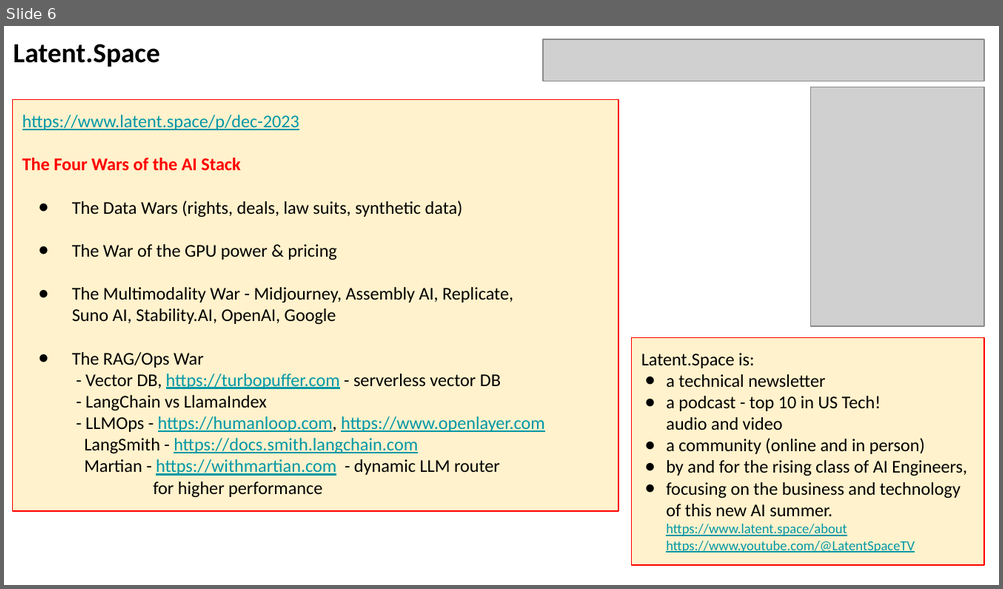
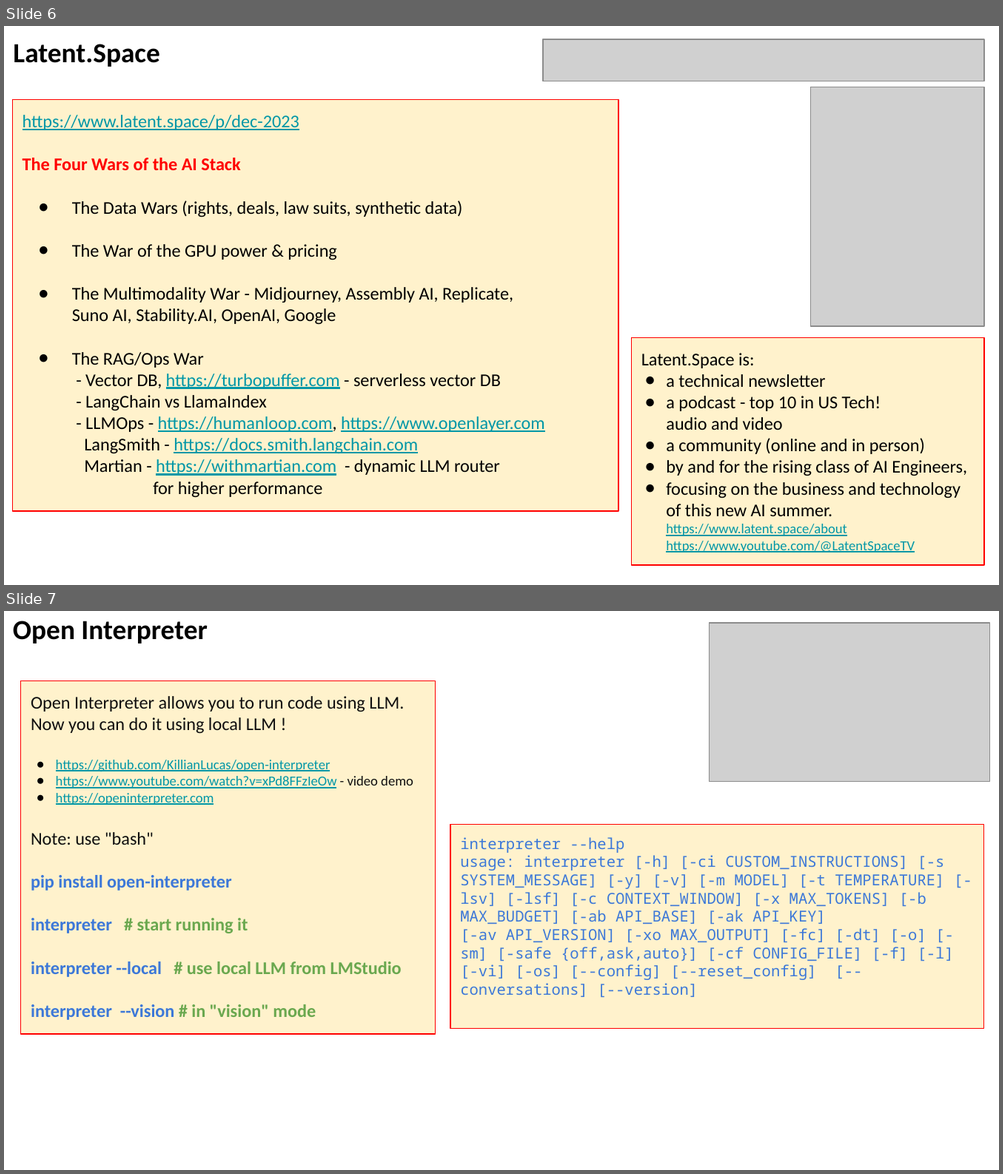
Before and after one commit to lselector/seminar, a slide deck: 2024/2024-01-12-AI-Updates.pptx. Shown one above the other, each under a label of ours: slide 6 before the commit, slides 6 and 7 after it. The pictures are 1003x589 and 1003x1174 pixels, drawn with LibreOffice and Linux fonts; fonts in the diff are those of the drawing; grey boxes stand for pictures. Boxes give left, top, right and bottom in pixels: in the first picture for what was removed or moved away, otherwise in the second. Text is boxed around its words. In the diff, an @@ line names an element or a change of style, - is before the commit and + after.

```diff
--- a/2024/2024-01-12-AI-Updates.pptx
+++ b/2024/2024-01-12-AI-Updates.pptx
@@ slide 7 added at <box>4,611,999,1170</box>, background #FFFFFF @@
@@ text added at <box>13,621,207,644</box>, 20 pt, text #000000, bold @@
+Open Interpreter
@@ picture added at <box>709,623,990,782</box> @@
@@ rectangle added at <box>21,681,435,1034</box>, fill #FFF2CC, outline #FF0000 0.75 pt, 13 pt, text #0097A7 @@
+Open Interpreter allows you to run code using LLM.
+Now you can do it using local LLM !
+● https://github.com/KillianLucas/open-interpreter
+● https://www.youtube.com/watch?v=xPd8FFzIeOw - video demo
+● https://openinterpreter.com
+Note: use "bash"
+pip install open-interpreter
+interpreter # start running it
+interpreter --local # use local LLM from LMStudio
+interpreter --vision # in "vision" mode
@@ rectangle added at <box>450,825,984,1028</box>, fill #FFF2CC, outline #FF0000 0.75 pt, 11 pt, text #3C78D8 @@
+interpreter --help
+usage: interpreter [-h] [-ci CUSTOM_INSTRUCTIONS] [-s SYSTEM_MESSAGE] [-y] [-v] [-m MODEL] [-t TEMPERATURE] [-lsv] [-lsf] [-c CONTEXT_WINDOW] [-x MAX_TOKENS] [-b MAX_BUDGET] [-ab API_BASE] [-ak API_KEY]
+[-av API_VERSION] [-xo MAX_OUTPUT] [-fc] [-dt] [-o] [-sm] [-safe {off,ask,auto}] [-cf CONFIG_FILE] [-f] [-l] [-vi] [-os] [--config] [--reset_config] [--conversations] [--version]
```
Also in this commit, not shown: 2 slides changed.
